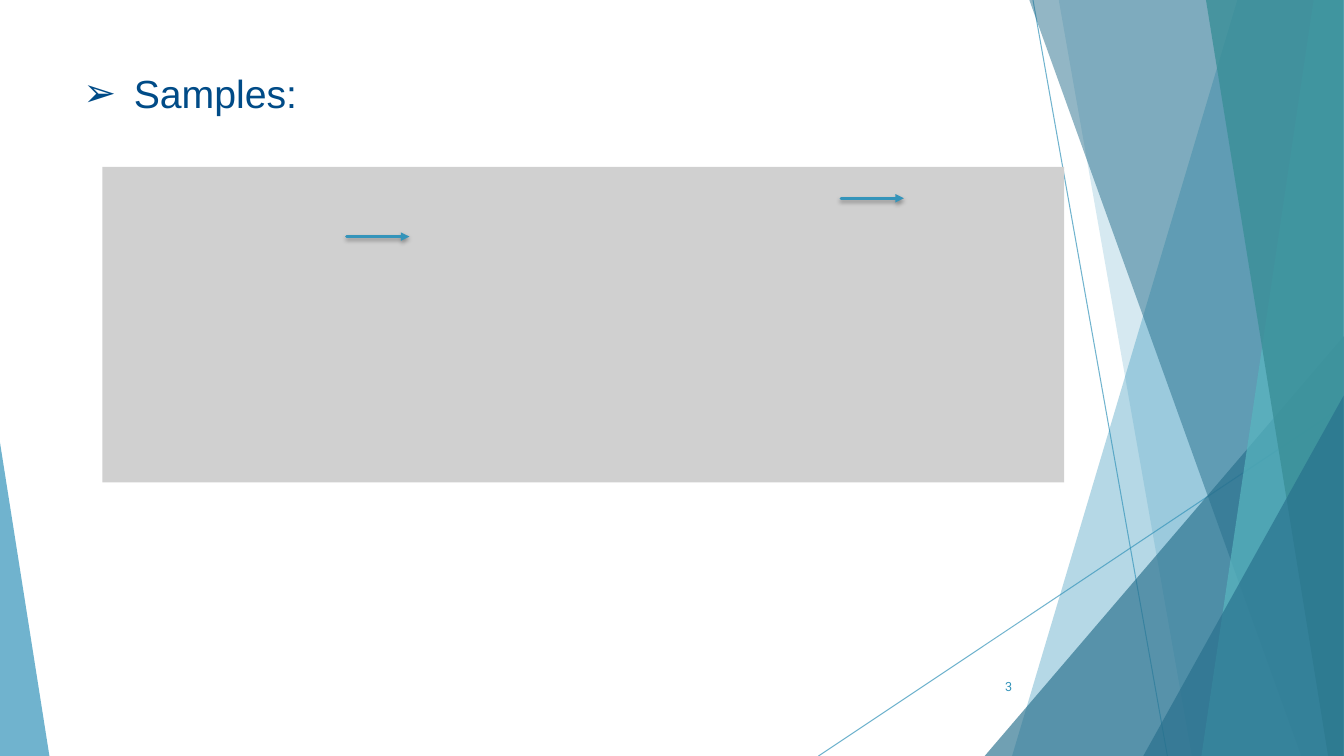
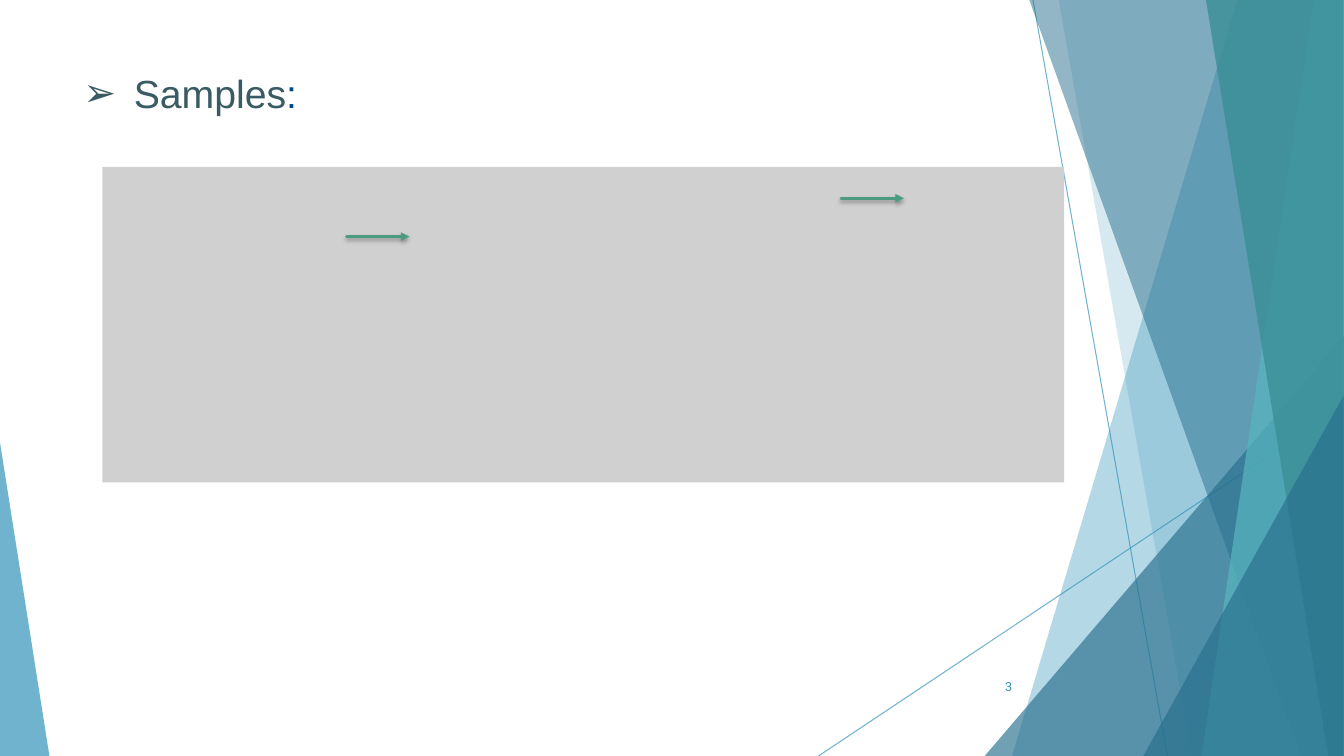
Before and after one commit to AhMjOU/DSP2, a slide deck: slide 3 of lec2.pptx. Drawn at 1344x756 pixels with LibreOffice and Linux fonts; fonts in the diff are those of the drawing; grey boxes stand for pictures. Boxes give left, top, right and bottom in pixels: in the first picture for what was removed or moved away, otherwise in the second. Text is boxed around its words. In the diff, an @@ line names an element or a change of style, - is before the commit and + after.

```diff
--- a/lec2.pptx
+++ b/lec2.pptx
@@ text "Samples:" at <box>134,79,297,116</box>: text colour #004B87 to #3A5B63 in "Samples:" @@
@@ arrow (841, 199) - (904, 199): stroke #3494BA 2 pt to #4A9B83 2 pt @@
@@ arrow (347, 237) - (409, 237): stroke #3494BA 2 pt to #4A9B83 2 pt @@
```
Also in this commit, not shown: 3 other slides changed, 1 slide added, 1 slide removed, 1 other file.
